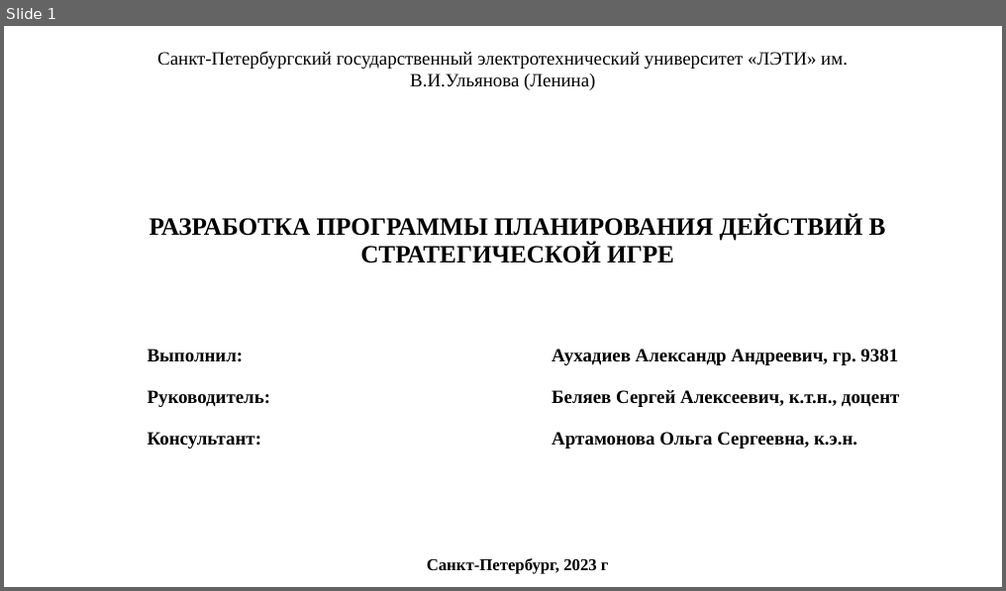
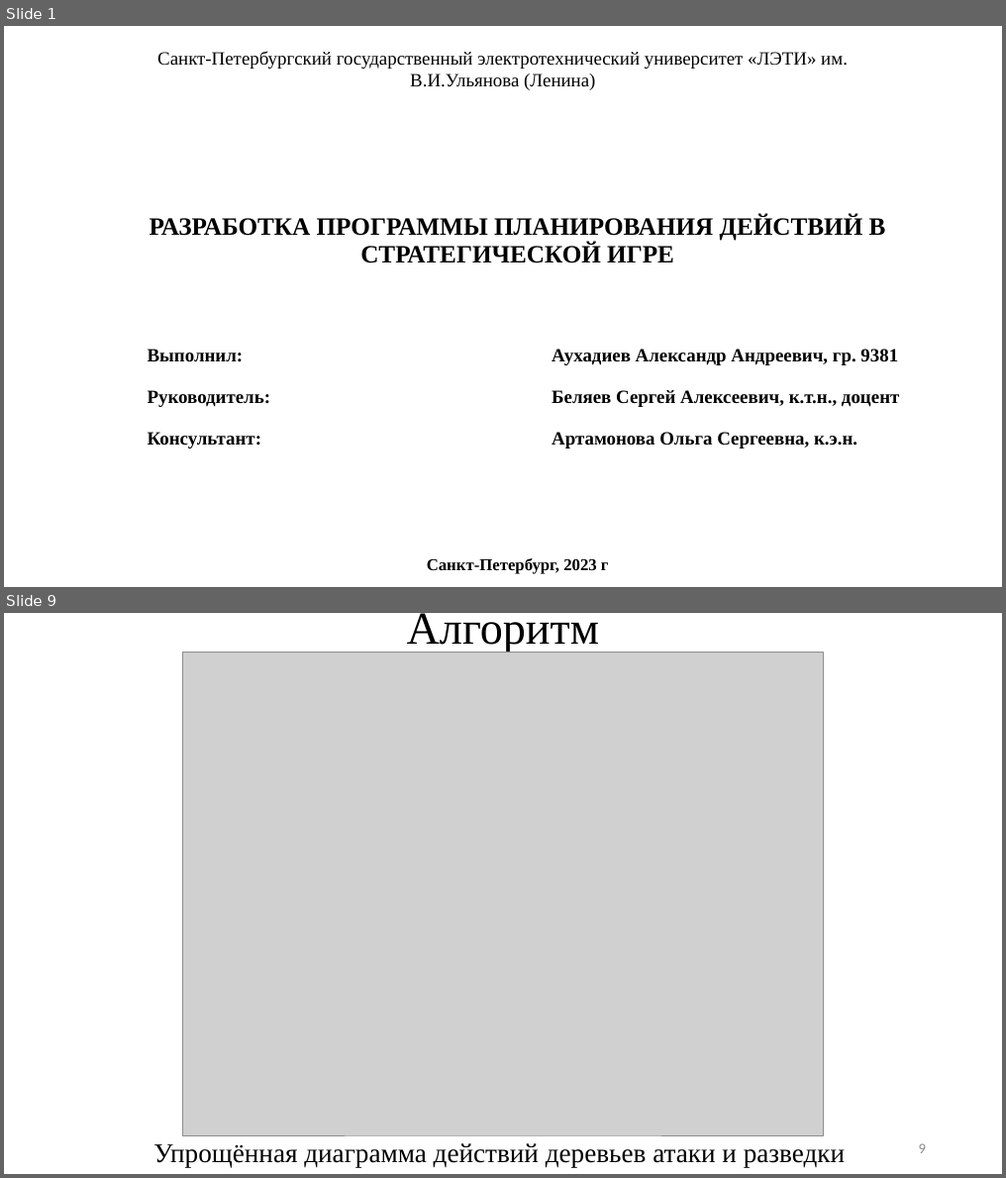
Before and after one commit to Auhadiev/StarCraftBotBTs, a slide deck: Диплом/2023ВКР938102АУХАДИЕВ.pptx. Shown one above the other, each under a label of ours: slide 1 before the commit, slides 1 and 9 after it; the slides between them are not shown. The pictures are 1006x591 and 1006x1178 pixels, drawn with LibreOffice and Linux fonts; fonts in the diff are those of the drawing; grey boxes stand for pictures. Boxes give left, top, right and bottom in pixels: in the first picture for what was removed or moved away, otherwise in the second. Text is boxed around its words. In the diff, an @@ line names an element or a change of style, - is before the commit and + after.

```diff
--- a/Диплом/2023ВКР938102АУХАДИЕВ.pptx
+++ b/Диплом/2023ВКР938102АУХАДИЕВ.pptx
@@ slide 9 added at [4, 613, 1002, 1174], background #FFFFFF @@
@@ title added at [407, 613, 599, 653], 44 pt, text #000000 @@
+Алгоритм
@@ picture added at [183, 652, 823, 1137] @@
@@ text added at [153, 1144, 845, 1167], 25.9 pt, text #000000 @@
+Упрощённая диаграмма действий деревьев атаки и разведки
@@ page number added at [919, 1144, 926, 1154], 14 pt, text #8C8C8C @@
+9
```
Also in this commit, not shown: 12 slides changed, 9 other slides added, 4 slides removed, 15 other files.
